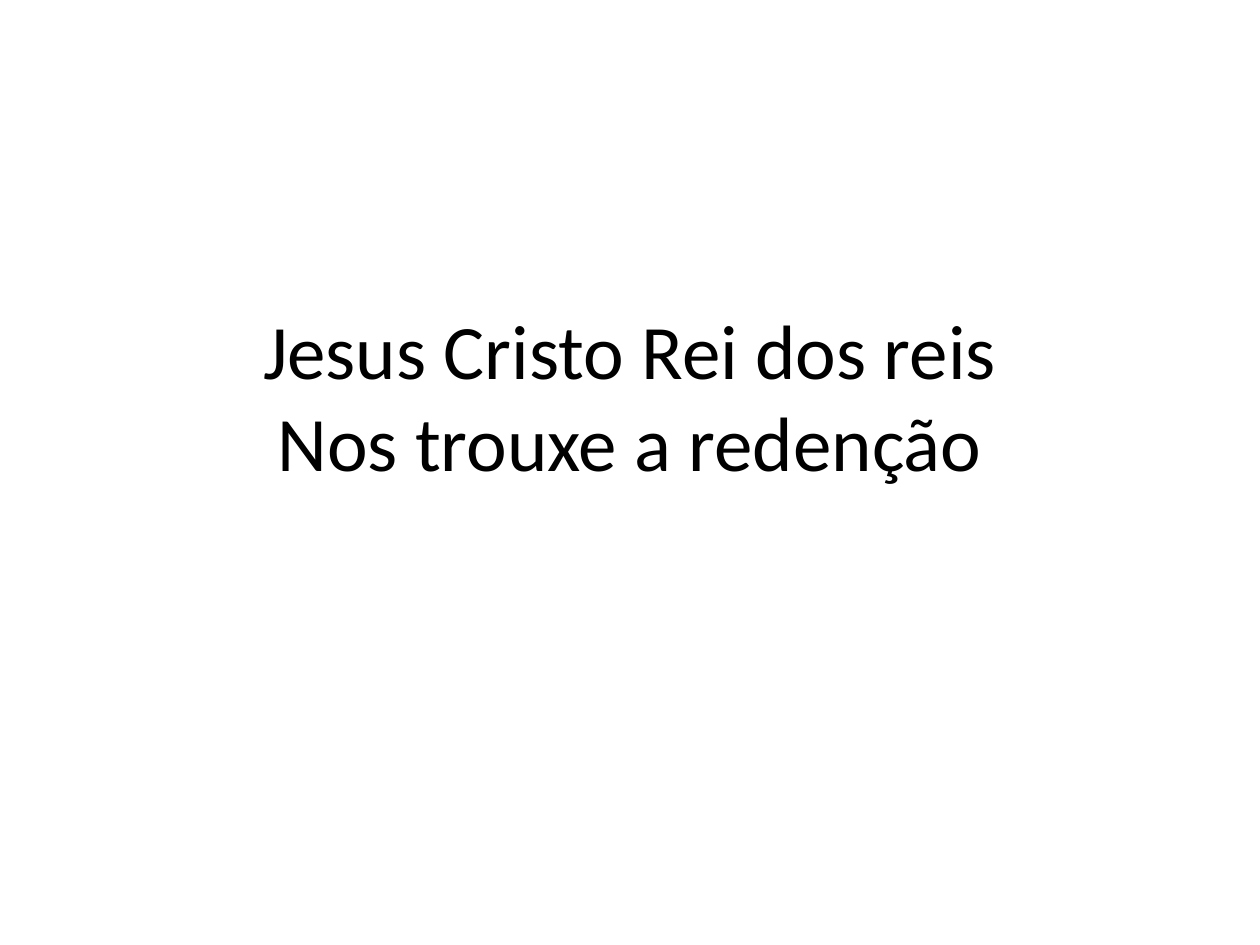
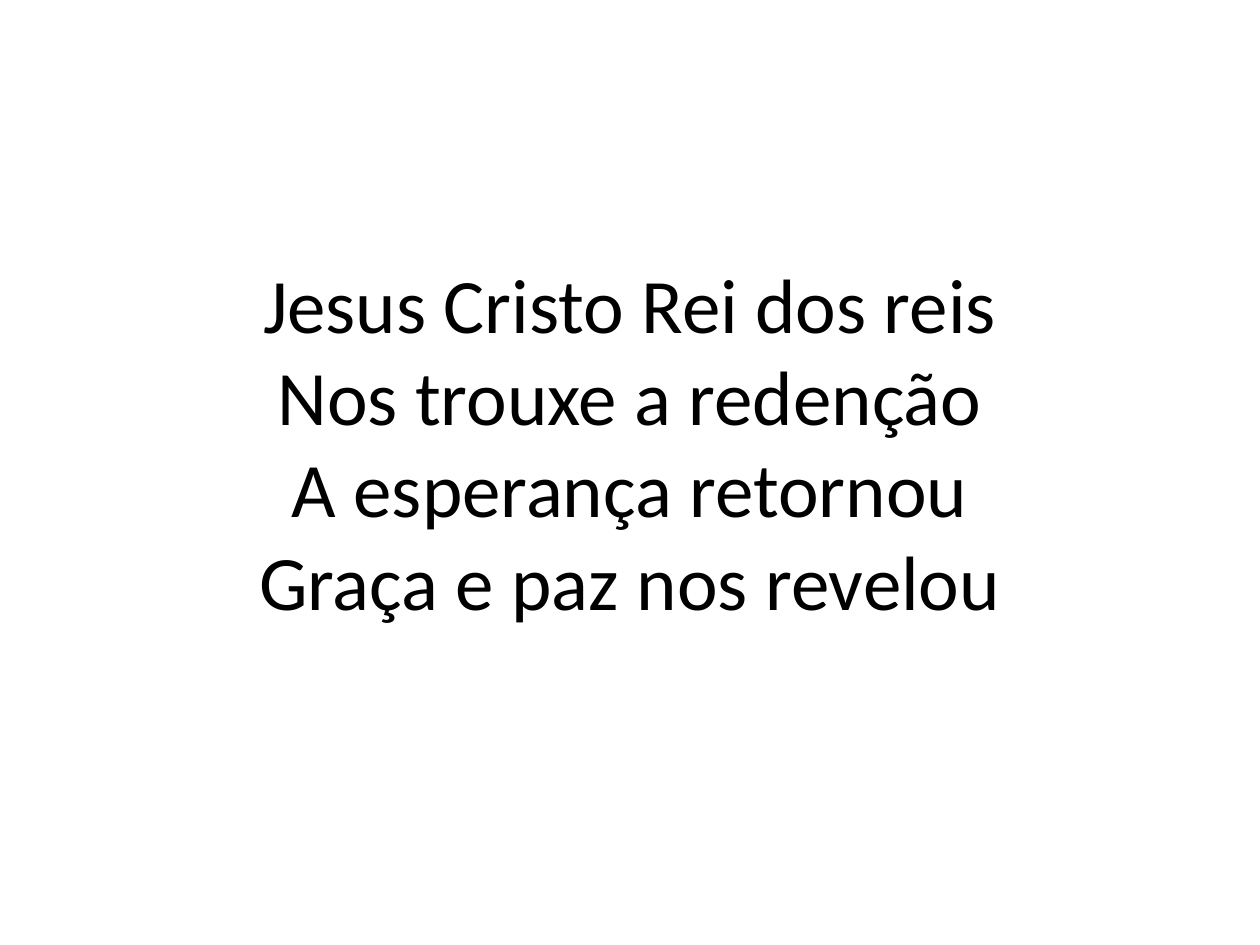
Before and after one commit to hugo-wemer/slide_creator, a slide deck: slide 11 of redencao.pptx (slide 29 before the commit). Drawn at 1260x945 pixels with LibreOffice and Linux fonts; fonts in the diff are those of the drawing. Boxes give left, top, right and bottom in pixels: in the first picture for what was removed or moved away, otherwise in the second. Text is boxed around its words. In the diff, an @@ line names an element or a change of style, - is before the commit and + after.

```diff
--- a/redencao.pptx
+++ b/redencao.pptx
@@ title at [259,467,1000,623]: paragraphs added @@
+A esperança retornou
+Graça e paz nos revelou
```
Also in this commit, not shown: 9 other slides changed, 26 slides removed, 2 other files.
